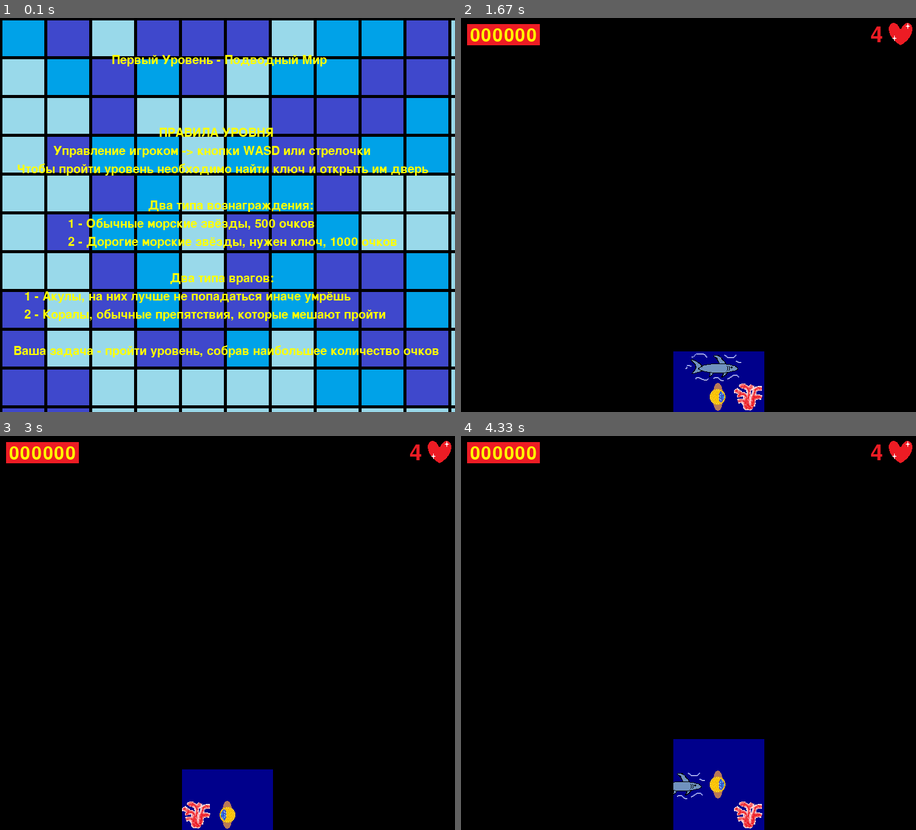
Above: before the commit, frames 1-4 (two rows, left to right).
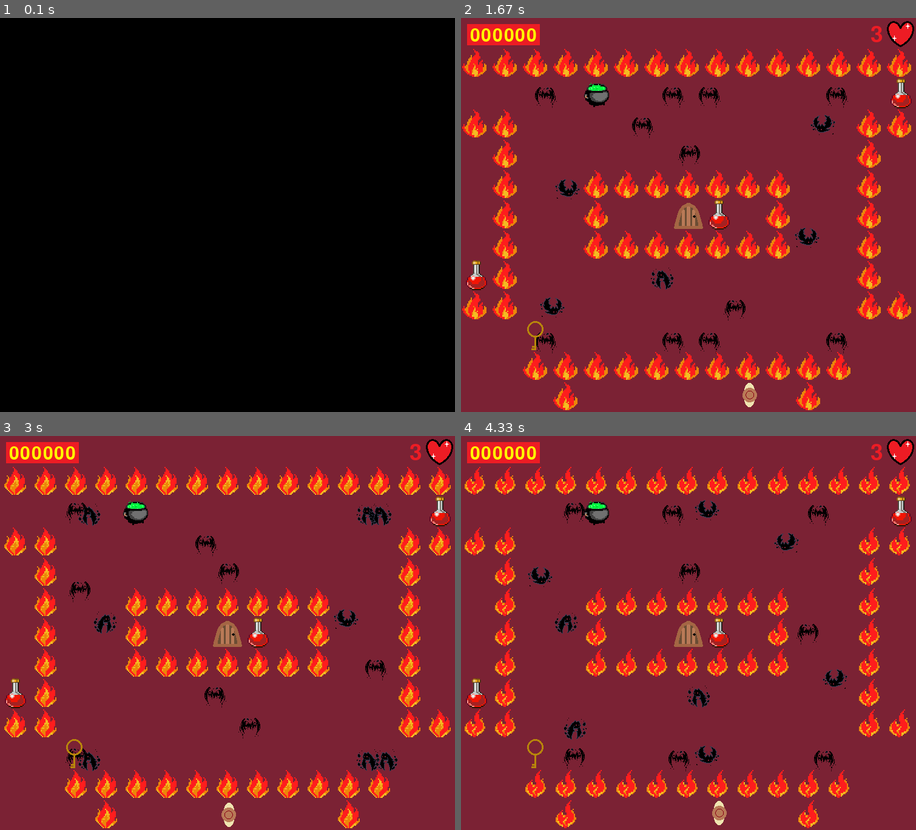
Above: after the commit, the same moments.

Repository: AZEN-SGG/PyGameProject
Game: pygame game, started from MainProgramm.py
Two runs of this game, one before a commit and one after it. Both use one fixed random seed, a clock stepped at 60 frames per second and the inputs below.
Inputs:
- Up to frame 1 (0.1 s): no input
- Up to frame 2 (1.67 s): hold Right 0.33-0.8 s; hold Up 0.83-1.13 s; tap Space at 1.17, 1.57 s; hold Right from 1.5 s (still down)
- Up to frame 3 (3 s): tap Space at 1.87, 2.07, 2.37, 2.63, 2.97 s; release Right at 1.97 s; hold Left 2-2.53 s; hold Down 2.57-2.87 s; hold Left from 2.9 s (still down)
- Up to frame 4 (4.33 s): release Left at 3.3 s; hold Up 3.33-3.7 s; tap Space at 3.4, 3.8, 4.1 s; hold Right from 3.73 s (still down)

The runs differ from the first frame. In frame 1, 86% of the frame differs, in the area x 0-100%, y 0-100%; in frame 2, 98%; in frame 3, 98%; in frame 4, 98%.

Commit message:
Доделала мышек

Diff:
--- a/SecondLevel.py
+++ b/SecondLevel.py
@@ -610,14 +610,13 @@
             self.rect.x -= self.SPEED
             if self.rect.x <= 105:
                 self.__init__(load_image("data/" + "bat_right.png"), 3, 1, 105, 155, 20, 5, self.spi)
-
         if self.status == 9:
             self.rect.x += self.SPEED
             if self.rect.x >= 545:
                 self.__init__(load_image("data/" + "bat_right.png"), 3, 1, 545, 205, 20, 10, self.spi)
         if self.status == 10:
             self.rect.y += self.SPEED
-            if self.rect.x >= 405:
+            if self.rect.y >= 405:
                 self.__init__(load_image("data/" + "bat.png"), 3, 1, 545, 405, 20, 11, self.spi)
         if self.status == 11:
             self.rect.x -= self.SPEED
@@ -763,8 +762,6 @@
 bat15 = Bat(load_image("data/" + "bat.png"), 3, 1, 350, 405, 20, 11, [])
 bat16 = Bat(load_image("data/" + "bat_right.png"), 3, 1, 150, 310, 20, 12, [])
 
-bat17 = Bat(load_image("data/" + "bat.png"), 3, 1, 350, 155, 20, 8, [])
-bat18 = Bat(load_image("data/" + "bat_right.png"), 3, 1, 350, 460, 20, 6, [])
 
 all_sprites.add(door)
 all_sprites.add(bat1)
@@ -909,3 +906,4 @@
             win()
         # После отрисовки всего, переворачиваем экран
         pygame.display.flip()
+second_level(True)
